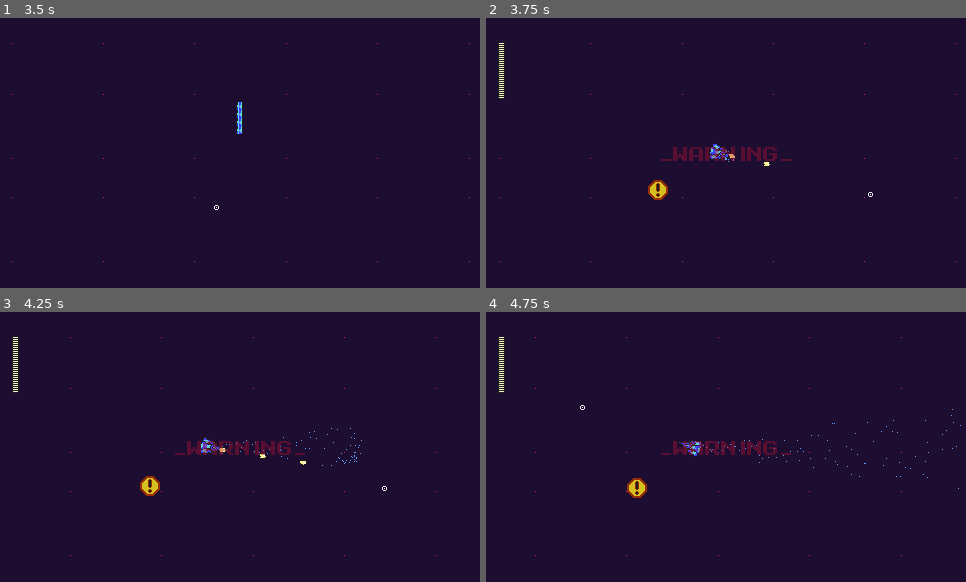
Above: before the commit, frames 1-4 (two rows, left to right).
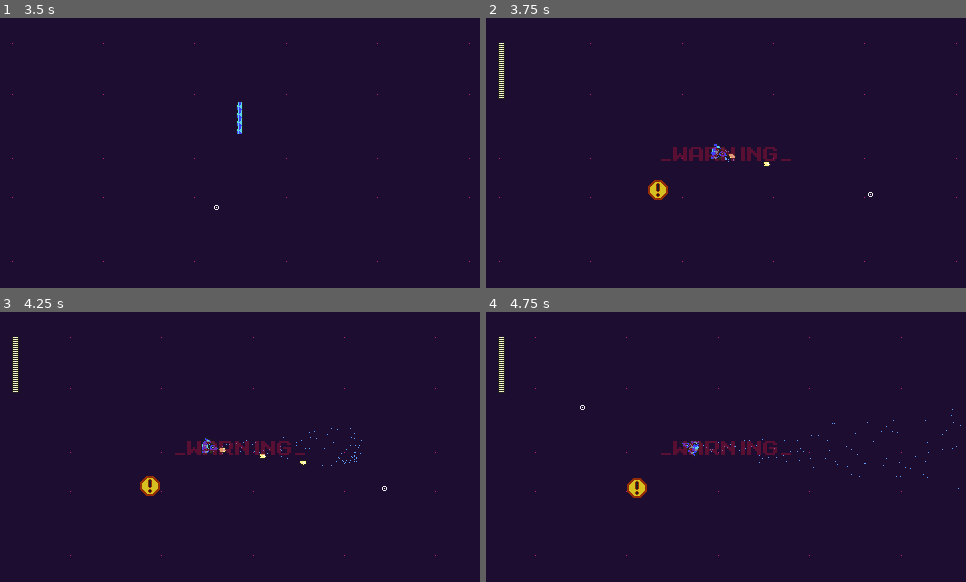
Above: after the commit, the same moments.

Repository: PKGaspi/Mega-Man-Space-2
Game: Godot game, scene res://scenes/space.tscn
Same seed, same stepped clock (60 frames per second), same inputs: the game is played once before the commit and once after it.
Inputs (mouse positions are in pixels of both pictures, inside the frame that each line leads up to):
- Up to frame 1 (3.5 s): tap Enter at 0.5, 2 s; move the mouse to (345, 139) at 0.52 s; press the mouse at (345, 139) at 0.53 s; hold D (keyboard_move_right) 0.53-1.28 s; tap Space at 1.25, 2.75 s; move the mouse to (144, 166) at 1.27 s; release the mouse at (144, 166) at 1.28 s; hold S (keyboard_move_down) 1.28-2.03 s; click (144, 166) at 1.35 s; move the mouse to (288, 93) at 2.02 s; press the mouse at (288, 93) at 2.03 s; hold D (keyboard_move_right) 2.03-2.78 s; move the mouse to (216, 207) at 2.77 s; release the mouse at (216, 207) at 2.78 s; hold W (keyboard_move_up) from 2.78 s (still down); click (216, 207) at 2.85 s
- Up to frame 2 (3.75 s): tap Enter at 3.5 s; move the mouse to (870, 193) at 3.52 s; release W (keyboard_move_up) at 3.53 s; press the mouse at (870, 193) at 3.53 s; hold A (keyboard_move_left) from 3.53 s (still down)
- Up to frame 3 (4.25 s): keep holding A (keyboard_move_left)
- Up to frame 4 (4.75 s): keep holding A (keyboard_move_left); move the mouse to (582, 406) at 4.27 s; release the mouse at (582, 406) at 4.28 s; click (582, 406) at 4.35 s

Frame 1 is identical in both runs. In frame 2, less than 0.1% of the frame differs, in the area x 46-51%, y 46-53%; in frame 3, less than 0.1%; in frame 4, less than 0.1%, in the area x 40-45%, y 47-54%.

Commit message:
Implemented Mega Ship inclination.

Diff:
--- a/godot_proyect/scenes/characters/megaship/megaship.tscn
+++ b/godot_proyect/scenes/characters/megaship/megaship.tscn
@@ -1,36 +1,93 @@
-[gd_scene load_steps=37 format=2]
+[gd_scene load_steps=47 format=2]
 
 [ext_resource path="res://scenes/characters/character.tscn" type="PackedScene" id=1]
 [ext_resource path="res://scripts/characters/megaship/megaship.gd" type="Script" id=2]
 [ext_resource path="res://scenes/characters/megaship/megaship_death.tscn" type="PackedScene" id=3]
-[ext_resource path="res://assets/sprites/megaship/palettes/megaship_palette_0.png" type="Texture" id=4]
-[ext_resource path="res://assets/sprites/megaship/palettes/megaship_palette_1.png" type="Texture" id=5]
-[ext_resource path="res://assets/sprites/megaship/palettes/megaship_palette_2.png" type="Texture" id=6]
-[ext_resource path="res://assets/sprites/megaship/palettes/megaship_palette_3.png" type="Texture" id=7]
-[ext_resource path="res://assets/sprites/megaship/palettes/megaship_palette_4.png" type="Texture" id=8]
-[ext_resource path="res://assets/sprites/megaship/palettes/megaship_palette_5.png" type="Texture" id=9]
-[ext_resource path="res://assets/sprites/megaship/palettes/megaship_palette_6.png" type="Texture" id=10]
-[ext_resource path="res://assets/sprites/megaship/palettes/megaship_palette_7.png" type="Texture" id=11]
-[ext_resource path="res://assets/sprites/megaship/palettes/megaship_palette_8.png" type="Texture" id=12]
-[ext_resource path="res://assets/sprites/megaship/palettes/megaship_palette_9.png" type="Texture" id=13]
-[ext_resource path="res://assets/sprites/megaship/palettes/megaship_palette_10.png" type="Texture" id=14]
-[ext_resource path="res://assets/sprites/megaship/palettes/megaship_palette_11.png" type="Texture" id=15]
-[ext_resource path="res://assets/sprites/megaship/palettes/megaship_palette_12.png" type="Texture" id=16]
-[ext_resource path="res://assets/sprites/megaship/fire/megaship_fire_2.png" type="Texture" id=17]
-[ext_resource path="res://assets/sprites/megaship/fire/megaship_fire_0.png" type="Texture" id=18]
-[ext_resource path="res://assets/sprites/megaship/fire/megaship_fire_1.png" type="Texture" id=19]
-[ext_resource path="res://assets/sprites/megaship/megaship.png" type="Texture" id=20]
-[ext_resource path="res://assets/sprites/megaship/megaship_hit_particle_0.png" type="Texture" id=21]
-[ext_resource path="res://assets/sprites/megaship/megaship_hit_particle_1.png" type="Texture" id=22]
-[ext_resource path="res://assets/sprites/megaship/megaship_hit_particle_2.png" type="Texture" id=23]
-[ext_resource path="res://assets/sfx/megaship/shoot.wav" type="AudioStream" id=24]
-[ext_resource path="res://assets/sfx/megaship/hit.wav" type="AudioStream" id=25]
-[ext_resource path="res://assets/sfx/other/menu_select.wav" type="AudioStream" id=26]
-[ext_resource path="res://assets/sfx/megaship/upgrade.wav" type="AudioStream" id=27]
+[ext_resource path="res://assets/sprites/megaship/megaship_mask_0.png" type="Texture" id=4]
+[ext_resource path="res://assets/sprites/megaship/megaship_mask_3.png" type="Texture" id=5]
+[ext_resource path="res://assets/sprites/megaship/megaship_mask_5.png" type="Texture" id=6]
+[ext_resource path="res://assets/sprites/megaship/megaship_mask_8.png" type="Texture" id=7]
+[ext_resource path="res://assets/sprites/megaship/megaship_mask_2.png" type="Texture" id=8]
+[ext_resource path="res://assets/sprites/megaship/megaship_mask_7.png" type="Texture" id=9]
+[ext_resource path="res://assets/sprites/megaship/megaship_mask_1.png" type="Texture" id=10]
+[ext_resource path="res://assets/sprites/megaship/megaship_mask_6.png" type="Texture" id=11]
+[ext_resource path="res://assets/sprites/megaship/megaship_mask_4.png" type="Texture" id=12]
+[ext_resource path="res://assets/sprites/megaship/palettes/megaship_palette_0.png" type="Texture" id=13]
+[ext_resource path="res://assets/sprites/megaship/palettes/megaship_palette_1.png" type="Texture" id=14]
+[ext_resource path="res://assets/sprites/megaship/palettes/megaship_palette_2.png" type="Texture" id=15]
+[ext_resource path="res://assets/sprites/megaship/palettes/megaship_palette_3.png" type="Texture" id=16]
+[ext_resource path="res://assets/sprites/megaship/palettes/megaship_palette_4.png" type="Texture" id=17]
+[ext_resource path="res://assets/sprites/megaship/palettes/megaship_palette_5.png" type="Texture" id=18]
+[ext_resource path="res://assets/sprites/megaship/palettes/megaship_palette_6.png" type="Texture" id=19]
+[ext_resource path="res://assets/sprites/megaship/palettes/megaship_palette_7.png" type="Texture" id=20]
+[ext_resource path="res://assets/sprites/megaship/palettes/megaship_palette_8.png" type="Texture" id=21]
+[ext_resource path="res://assets/sprites/megaship/palettes/megaship_palette_9.png" type="Texture" id=22]
+[ext_resource path="res://assets/sprites/megaship/palettes/megaship_palette_10.png" type="Texture" id=23]
+[ext_resource path="res://assets/sprites/megaship/palettes/megaship_palette_11.png" type="Texture" id=24]
+[ext_resource path="res://assets/sprites/megaship/palettes/megaship_palette_12.png" type="Texture" id=25]
+[ext_resource path="res://assets/sprites/megaship/fire/megaship_fire_2.png" type="Texture" id=26]
+[ext_resource path="res://assets/sprites/megaship/fire/megaship_fire_0.png" type="Texture" id=27]
+[ext_resource path="res://assets/sprites/megaship/fire/megaship_fire_1.png" type="Texture" id=28]
+[ext_resource path="res://assets/sprites/megaship/megaship.png" type="Texture" id=29]
+[ext_resource path="res://assets/sprites/megaship/megaship_hit_particle_0.png" type="Texture" id=30]
+[ext_resource path="res://assets/sprites/megaship/megaship_hit_particle_1.png" type="Texture" id=31]
+[ext_resource path="res://assets/sprites/megaship/megaship_hit_particle_2.png" type="Texture" id=32]
+[ext_resource path="res://assets/sfx/megaship/shoot.wav" type="AudioStream" id=33]
+[ext_resource path="res://assets/sfx/megaship/hit.wav" type="AudioStream" id=34]
+[ext_resource path="res://assets/sfx/other/menu_select.wav" type="AudioStream" id=35]
+[ext_resource path="res://assets/sfx/megaship/upgrade.wav" type="AudioStream" id=36]
+
+[sub_resource type="SpriteFrames" id=10]
+animations = [ {
+"frames": [ ExtResource( 4 ) ],
+"loop": true,
+"name": "iddle",
+"speed": 5.0
+}, {
+"frames": [ ExtResource( 5 ) ],
+"loop": true,
+"name": "180",
+"speed": 5.0
+}, {
+"frames": [ ExtResource( 6 ) ],
+"loop": true,
+"name": "225",
+"speed": 5.0
+}, {
+"frames": [ ExtResource( 7 ) ],
+"loop": true,
+"name": "315",
+"speed": 5.0
+}, {
+"frames": [ ExtResource( 8 ) ],
+"loop": true,
+"name": "270",
+"speed": 5.0
+}, {
+"frames": [ ExtResource( 9 ) ],
+"loop": true,
+"name": "45",
+"speed": 5.0
+}, {
+"frames": [ ExtResource( 10 ) ],
+"loop": true,
+"name": "90",
+"speed": 5.0
+}, {
+"frames": [ ExtResource( 11 ) ],
+"loop": true,
+"name": "0",
+"speed": 5.0
+}, {
+"frames": [ ExtResource( 12 ) ],
+"loop": true,
+"name": "135",
+"speed": 5.0
+} ]
 
 [sub_resource type="SpriteFrames" id=1]
 animations = [ {
-"frames": [ ExtResource( 4 ), ExtResource( 5 ), ExtResource( 6 ), ExtResource( 7 ), ExtResource( 8 ), ExtResource( 9 ), ExtResource( 10 ), ExtResource( 11 ), ExtResource( 12 ), ExtResource( 13 ), ExtResource( 14 ), ExtResource( 15 ), ExtResource( 16 ) ],
+"frames": [ ExtResource( 13 ), ExtResource( 14 ), ExtResource( 15 ), ExtResource( 16 ), ExtResource( 17 ), ExtResource( 18 ), ExtResource( 19 ), ExtResource( 20 ), ExtResource( 21 ), ExtResource( 22 ), ExtResource( 23 ), ExtResource( 24 ), ExtResource( 25 ) ],
 "loop": true,
 "name": "default",
 "speed": 5.0
@@ -102,6 +159,7 @@
 spread = 50.0
 gravity = Vector3( 0, 0, 0 )
 initial_velocity = 20.0
+angular_velocity = 1.08444e-19
 orbit_velocity = 0.0
 orbit_velocity_random = 0.0
 linear_accel = -5.0
@@ -120,6 +178,7 @@
 death_instance = ExtResource( 3 )
 hp_max = 28.0
 invencibility_time = 1.2
+masks = SubResource( 10 )
 palettes = SubResource( 1 )
 
 [node name="CollisionShape2D" type="CollisionShape2D" parent="." index="0"]
--- a/godot_proyect/scripts/characters/megaship/megaship.gd
+++ b/godot_proyect/scripts/characters/megaship/megaship.gd
@@ -6,7 +6,7 @@
 const CHARACTER = preload("res://scripts/characters/character.gd")
 
 const LEMON = preload("res://scenes/characters/megaship/lemon.tscn")
-const MASK = preload("res://assets/sprites/megaship/megaship_mask.png")
+export(SpriteFrames) var masks = null
 export(SpriteFrames) var palettes = null
 
 onready var GUILAYER = $"/root/Space/GUILayer"
@@ -104,7 +104,9 @@
 ########################
 var auto_fire = 0 # Seconds since last fire.
 var speed = 0 # Speed at this frame.
+var motion = Vector2() # Ammount to move.
 var motion_dir = Vector2() # Direction of the last movement.
+var input_dir = Vector2() # Direction that the user inputs.
 
 func _ready():
 	global.MEGASHIP = self # Set global reference.
@@ -122,18 +124,17 @@
 	GUILAYER.add_child(ammo_bar)
 
 	# Init material.
-	$SprShip.texture = global.create_empty_image(MASK.get_size())
-	$SprShip.material.set_shader_param("mask", MASK)
+	$SprShip.texture = global.create_empty_image(masks.get_frame("iddle", 0).get_size())
+	$SprShip.material.set_shader_param("mask", masks.get_frame("iddle", 0))
 	$SprShip.material.set_shader_param("palette", palettes.get_frame("default", 0))
 
 
 func _physics_process(delta):
 	# Movement.
-	var input = get_directional_input()
-	var motion = get_motion(input)
+	input_dir = get_directional_input()
+	motion = get_motion(input_dir)
 	set_fire_sprite()
 	move_and_slide(motion)
-
 	# Check for collision.
 	for i in range(get_slide_count()):
 		var collider = get_slide_collision(i).collider
@@ -147,7 +148,7 @@
 	# Get new values of this frame.
 	mouse_pos = get_viewport().get_mouse_position()
 
-	# Calculate rotation.
+	# Calculate rotation and sprite.
 	rotation = get_rotation()
 
 	# Check if we are firing.
@@ -254,6 +255,7 @@
 	var rot
 	var input = get_joystick_axis(0, JOY_AXIS_3)
 
+	# Calculate rotation.
 	if input != Vector2():
 		global.gamepad = true
 		rot = input.angle()
@@ -267,6 +269,24 @@
 			rot = mouse_pos.angle_to_point(get_global_transform_with_canvas().origin)
 		else:
 			rot = rotation
+
+	# Set rotation sprite.
+	if input_dir == Vector2():
+		$SprShip.material.set_shader_param("mask", masks.get_frame("iddle", 0))
+	else:
+		var sprite_angle = int(round(rad2deg(input_dir.angle() - rot)))
+		# Work only with positive angles.
+		if sprite_angle < 0:
+			sprite_angle += 360
+		# Make the angle change in an interval of 45 / 2 degs.
+		if sprite_angle % 45 >= 45 / 2:
+			sprite_angle += 45 - sprite_angle % 45
+		else:
+			sprite_angle -= sprite_angle % 45
+		sprite_angle %= 360
+		# Set the corresponding mask
+		$SprShip.material.set_shader_param("mask", masks.get_frame(str(sprite_angle), 0))
+
 
 	return rot
 
Binary file added: godot_proyect/assets/sprites/megaship/megaship_mask_0.png
Not shown, added: godot_proyect/assets/sprites/megaship/megaship_mask_0.png.import
Binary file added: godot_proyect/assets/sprites/megaship/megaship_mask_1.png
Not shown, added: godot_proyect/assets/sprites/megaship/megaship_mask_1.png.import
Binary file added: godot_proyect/assets/sprites/megaship/megaship_mask_2.png
Not shown, added: godot_proyect/assets/sprites/megaship/megaship_mask_2.png.import
Binary file added: godot_proyect/assets/sprites/megaship/megaship_mask_3.png
Not shown, added: godot_proyect/assets/sprites/megaship/megaship_mask_3.png.import
Binary file added: godot_proyect/assets/sprites/megaship/megaship_mask_4.png
Not shown, added: godot_proyect/assets/sprites/megaship/megaship_mask_4.png.import
Binary file added: godot_proyect/assets/sprites/megaship/megaship_mask_5.png
Not shown, added: godot_proyect/assets/sprites/megaship/megaship_mask_5.png.import
(and 9 more such lines)
